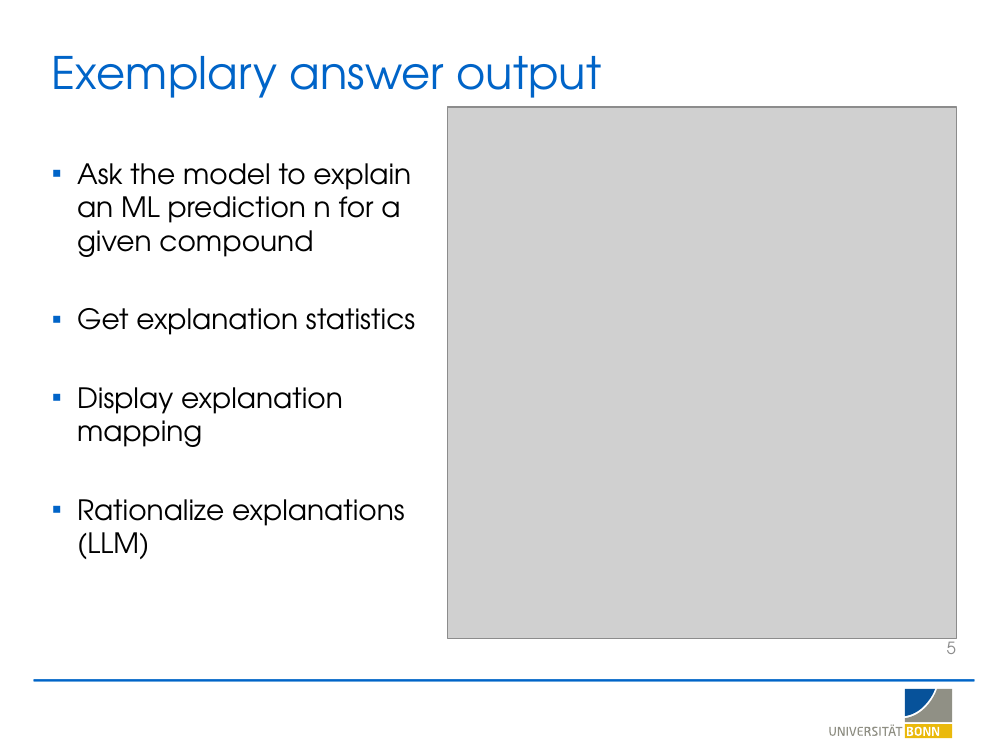
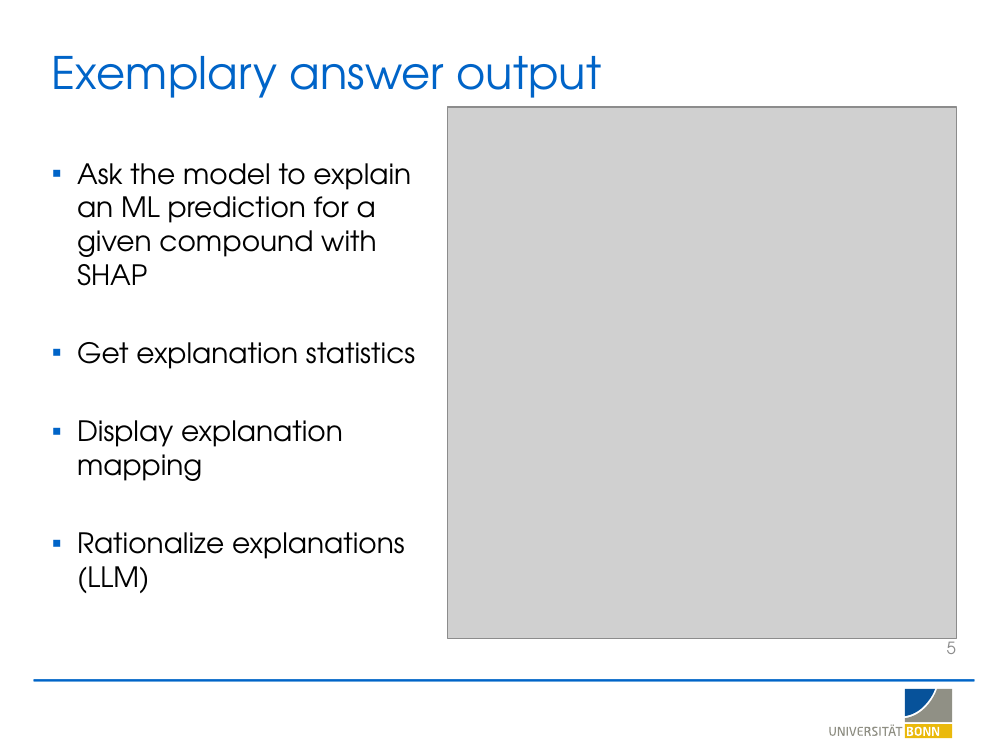
Before and after one commit to LSI-Uni-Bonn/ChemicHAL, a slide deck: slide 5 of slides/AI_Agent_Explainability.pptx. Drawn at 1008x756 pixels with LibreOffice and Linux fonts; fonts in the diff are those of the drawing; grey boxes stand for pictures; background and template pictures are left out. Boxes give left, top, right and bottom in pixels: in the first picture for what was removed or moved away, otherwise in the second. Text is boxed around its words. In the diff, an @@ line names an element or a change of style, - is before the commit and + after.

```diff
--- a/slides/AI_Agent_Explainability.pptx
+++ b/slides/AI_Agent_Explainability.pptx
@@ text at box(77, 163, 411, 286): text changed @@
-▪ Ask the model to explain an ML prediction n for a given compound
+▪ Ask the model to explain an ML prediction for a given compound with SHAP
```
Also in this commit, not shown: 1 other slide changed, 3 slides added, 1 other file.
